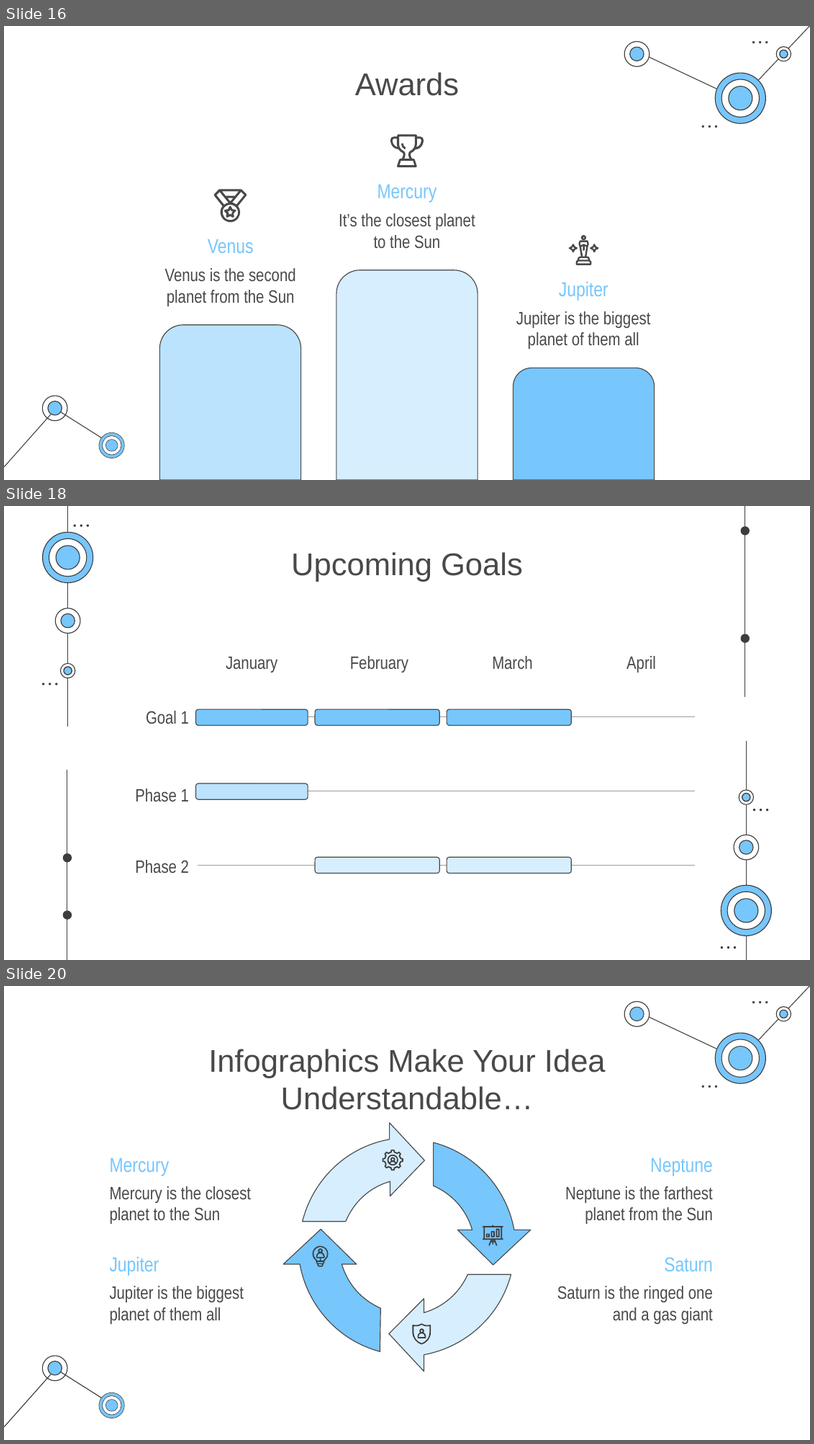
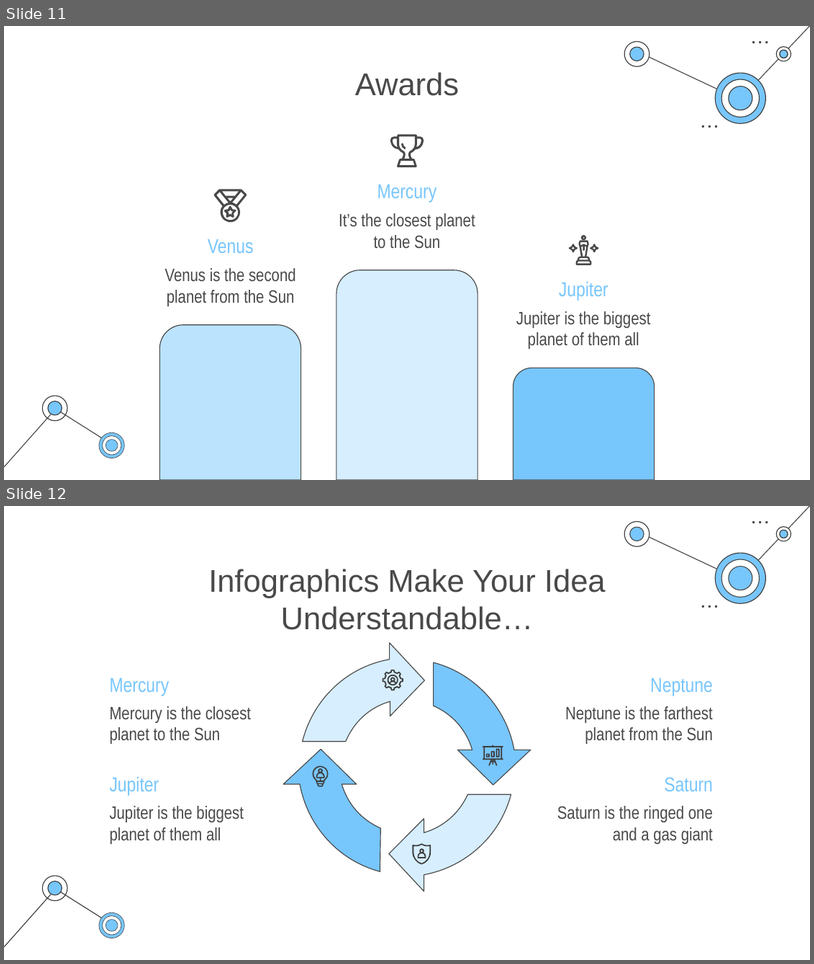
Before and after one commit to kabilan16/LoanManagement, a slide deck: Technology Consulting by Slidesgo.pptx. Shown one above the other, each under a label of ours: slides 16, 18 and 20 before the commit, slides 11 and 12 after it; the slides between them are not shown. The pictures are 814x1444 and 814x964 pixels, drawn with LibreOffice and Linux fonts; fonts in the diff are those of the drawing. Boxes give left, top, right and bottom in pixels: in the first picture for what was removed or moved away, otherwise in the second. Text is boxed around its words. In the diff, an @@ line names an element or a change of style, - is before the commit and + after.

```diff
--- a/Technology Consulting by Slidesgo.pptx
+++ b/Technology Consulting by Slidesgo.pptx
@@ slide 18 removed at (x1=4, y1=506, x2=810, y2=960), background #FFFFFF @@
@@ group removed at (x1=42, y1=506, x2=772, y2=960): 28 freeform shapes, 16 ellipses, 4 lines @@
@@ title removed at (x1=291, y1=552, x2=523, y2=582) @@
-Upcoming Goals
@@ group removed at (x1=135, y1=656, x2=695, y2=873): 7 texts, 6 rounded rectangles, 3 lines @@
-January
-February
-March
-April
-Goal 1
-Phase 1
-Phase 2
@@ what was slide 16 is now slide 11 @@
@@ what was slide 20 is now slide 12 @@
```
Also in this commit, not shown: 2 slides changed, 1 slide added, 8 other slides removed.
